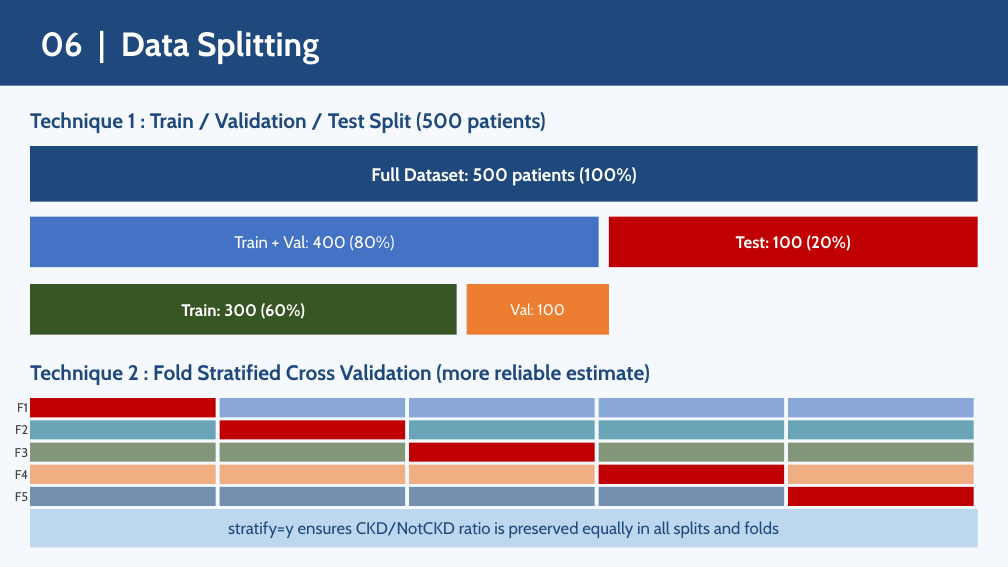
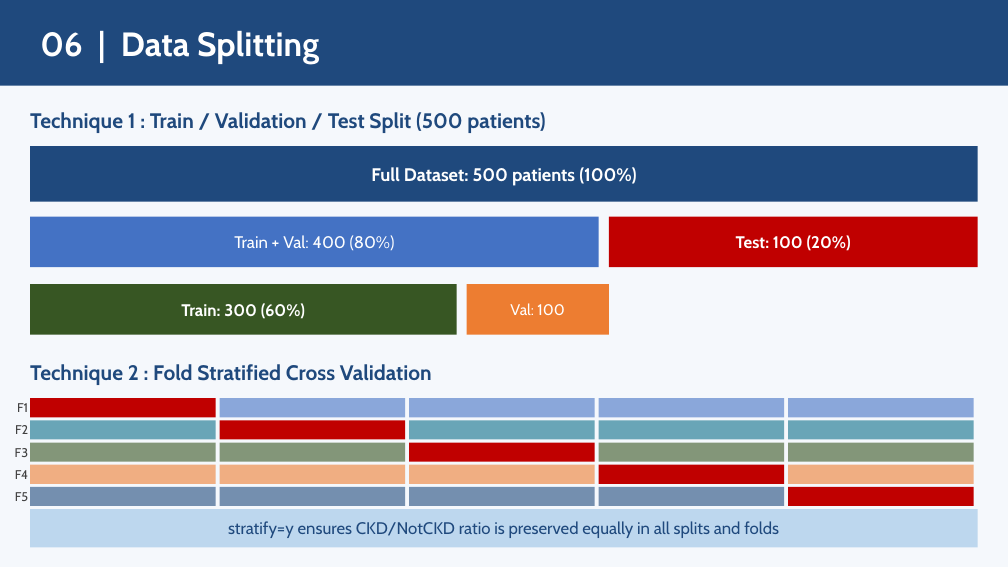
Before and after one commit to feredj/predict-kidney-disease-presence, a slide deck: slide 8 of CKD_Presentation.pptx. Drawn at 1008x567 pixels with LibreOffice and Linux fonts; fonts in the diff are those of the drawing. Boxes give left, top, right and bottom in pixels: in the first picture for what was removed or moved away, otherwise in the second. Text is boxed around its words. In the diff, an @@ line names an element or a change of style, - is before the commit and + after.

```diff
--- a/CKD_Presentation.pptx
+++ b/CKD_Presentation.pptx
@@ text at <box>30,364,432,385</box>: text changed @@
-Technique 2 : Fold Stratified Cross Validation (more reliable estimate)
+Technique 2 : Fold Stratified Cross Validation
```
Also in this commit, not shown: 4 other slides changed, 1 slide added, 2 slides removed, 1 other file.
